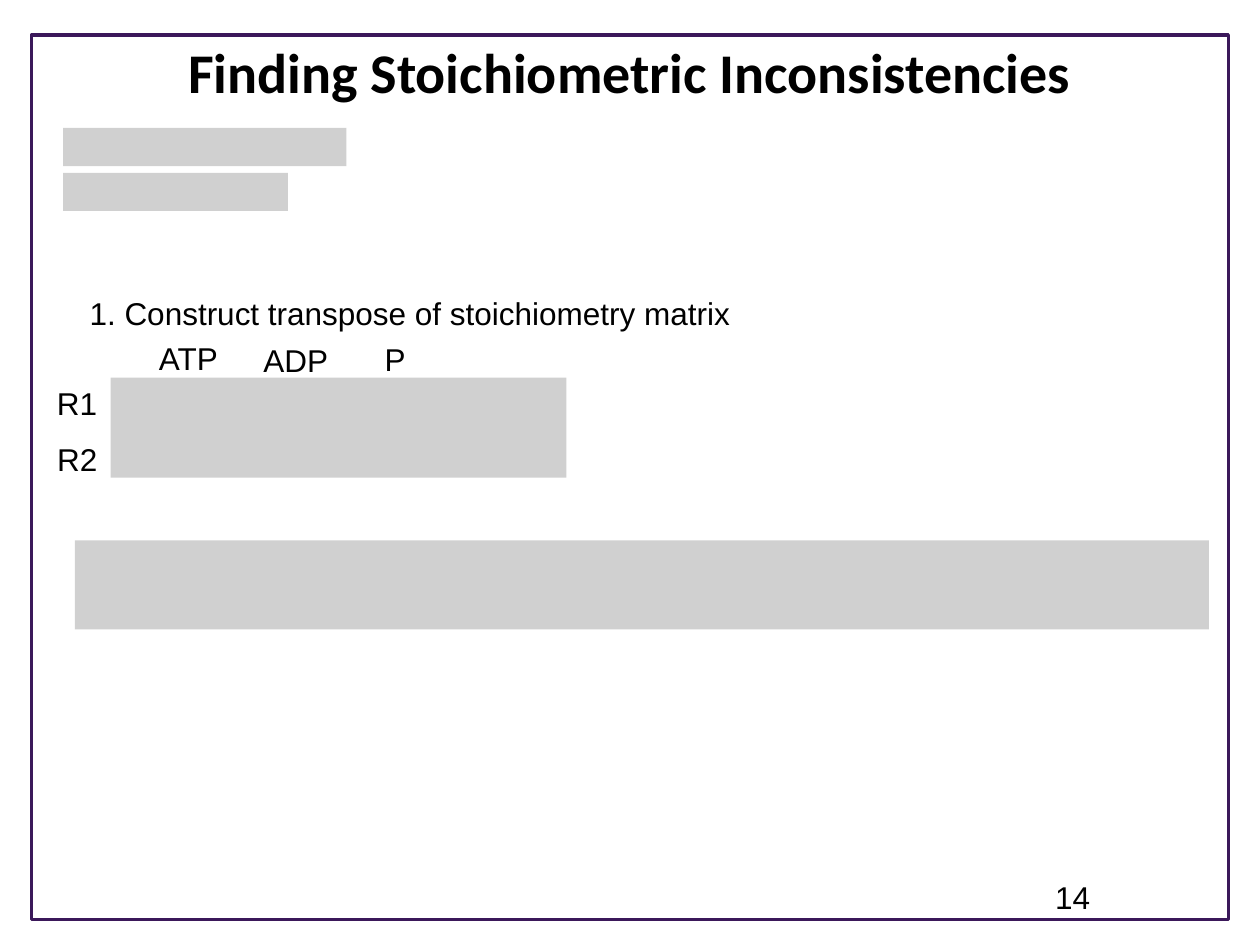
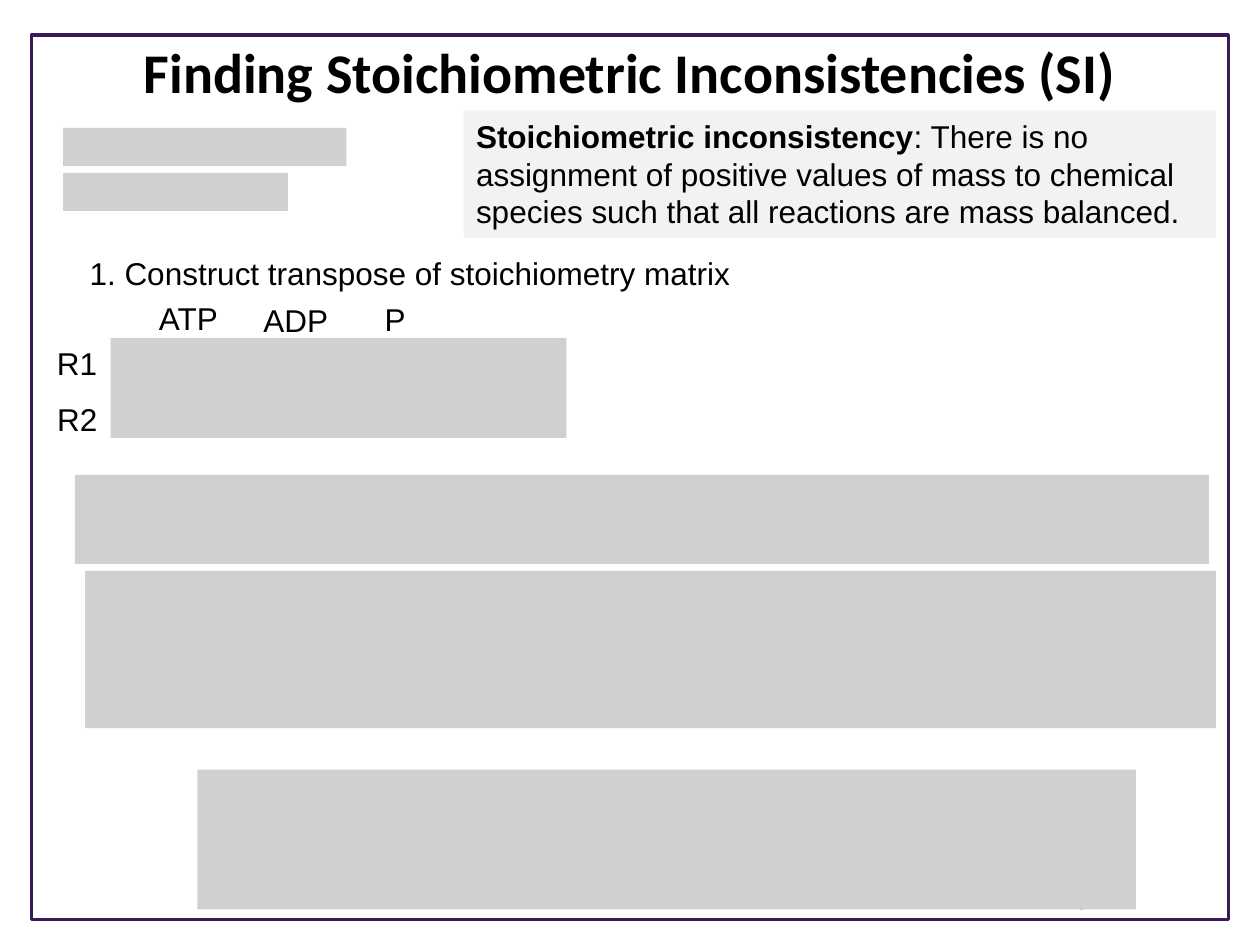
Before and after one commit to ModelEngineering/advancing-biomedical-models, a slide deck: slide 20 of lecture_15/15_static_testing.pptx (slide 14 before the commit). Drawn at 1260x945 pixels with LibreOffice and Linux fonts; fonts in the diff are those of the drawing; grey boxes stand for pictures; background and template pictures are left out. Boxes give left, top, right and bottom in pixels: in the first picture for what was removed or moved away, otherwise in the second. Text is boxed around its words. In the diff, an @@ line names an element or a change of style, - is before the commit and + after.

Commit message:
Updated lecture 15

```diff
--- a/lecture_15/15_static_testing.pptx
+++ b/lecture_15/15_static_testing.pptx
@@ title at <box>144,51,1114,103</box>: text changed @@
-Finding Stoichiometric Inconsistencies
+Finding Stoichiometric Inconsistencies (SI)
@@ rectangle added at <box>464,111,1216,238</box>, fill #F2F2F2, 18 pt, text #000000 @@
+Stoichiometric inconsistency: There is no assignment of positive values of mass to chemical species such that all reactions are mass balanced.
@@ 6 texts, 1 picture: place and size @@
-6 texts, 1 picture at <box>57,302,730,478</box>
+6 texts, 1 picture at <box>57,262,730,437</box>
@@ picture added at <box>76,475,1210,564</box> @@
@@ picture removed at <box>76,541,1210,630</box> @@
@@ picture added at <box>86,571,1216,728</box> @@
@@ picture added at <box>198,770,1137,910</box> @@
@@ page number at <box>1055,910,1090,915</box>: text changed @@
-14
+20
```
Also in this commit, not shown: 1 other slide changed, 7 slides added, 1 slide removed.
